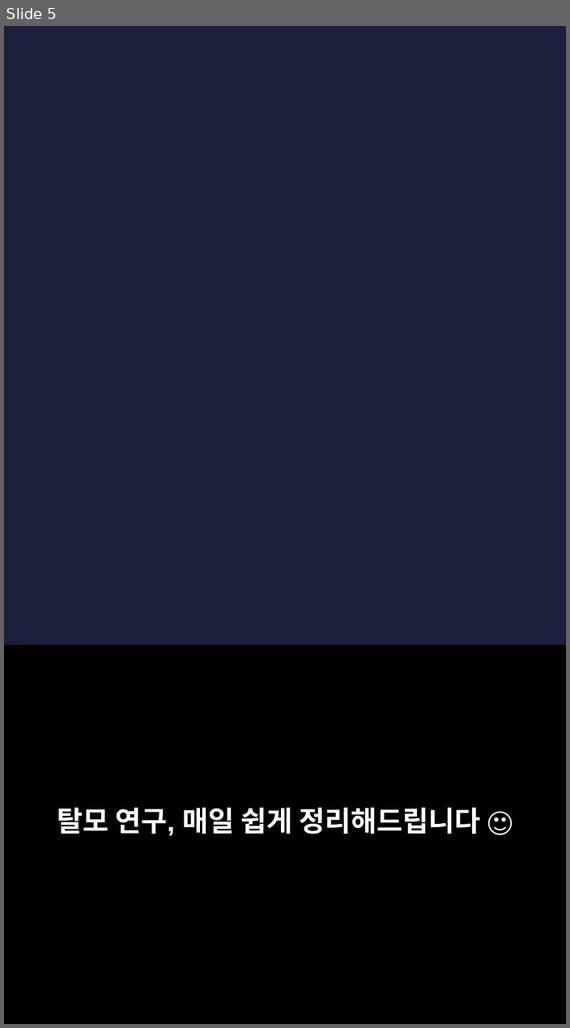
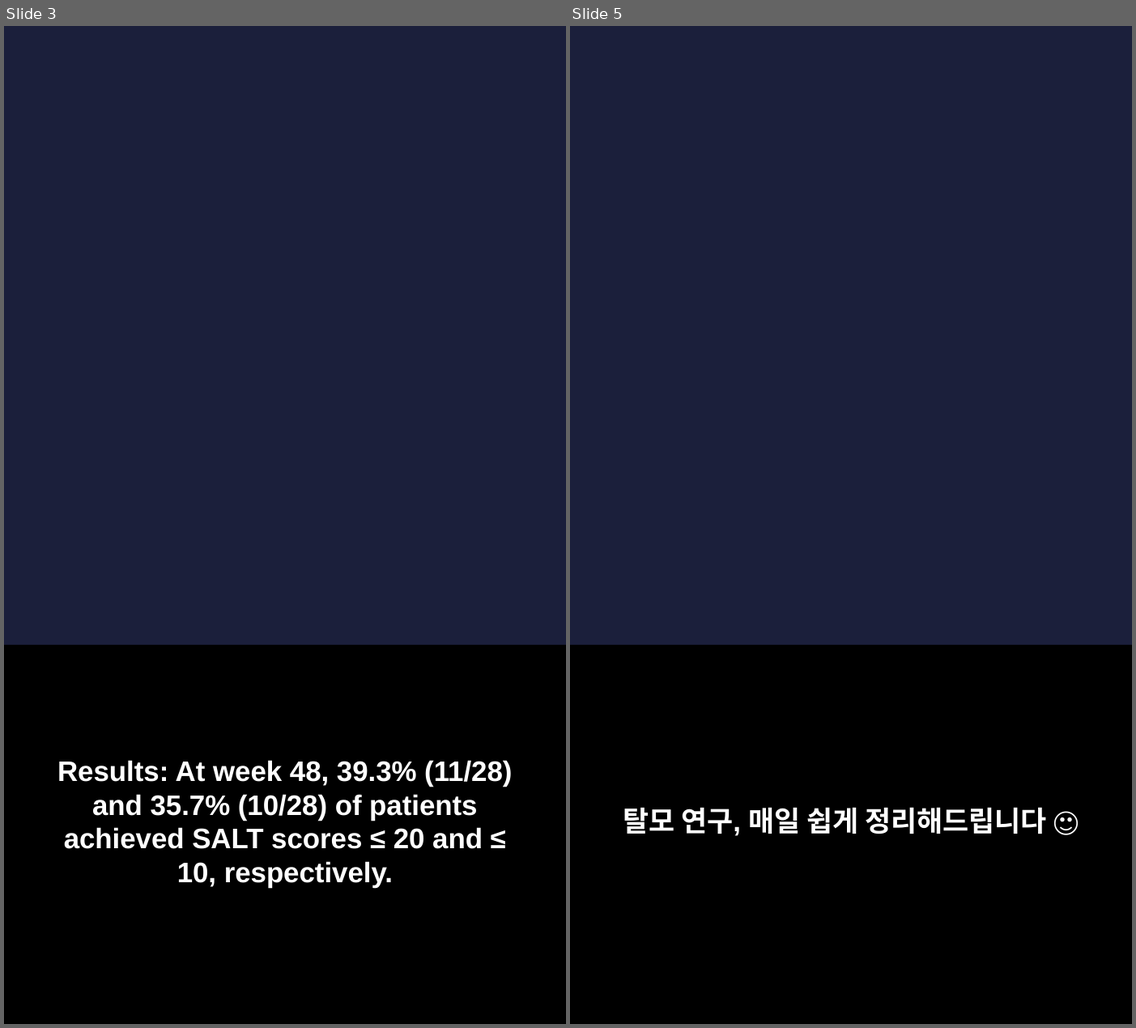
Before and after one commit to hyokang2010-BJ-ANTH/product-builder-test, a slide deck: pwa/data/latest/slides.pptx. Shown side by side, each under a label of ours: slide 5 before the commit, slides 3 and 5 after it; the slides between them are not shown. The pictures are 570x1028 and 1136x1028 pixels, drawn with LibreOffice and Linux fonts; fonts in the diff are those of the drawing; background and template pictures are left out. Boxes give left, top, right and bottom in pixels: in the first picture for what was removed or moved away, otherwise in the second. Text is boxed around its words. In the diff, an @@ line names an element or a change of style, - is before the commit and + after.

```diff
--- a/pwa/data/latest/slides.pptx
+++ b/pwa/data/latest/slides.pptx
@@ slide 3 added at bbox=[4, 26, 566, 1024], background picture (left out) @@
@@ rectangle added at bbox=[4, 646, 566, 1024], fill #000000 @@
@@ text added at bbox=[57, 760, 512, 888], 22 pt, text #FFFFFF, bold @@
+Results: At week 48, 39.3% (11/28) and 35.7% (10/28) of patients achieved SALT scores ≤ 20 and ≤ 10, respectively.
```
Also in this commit, not shown: 4 slides changed, 2 other slides added, 3 slides removed, 26 other files.
